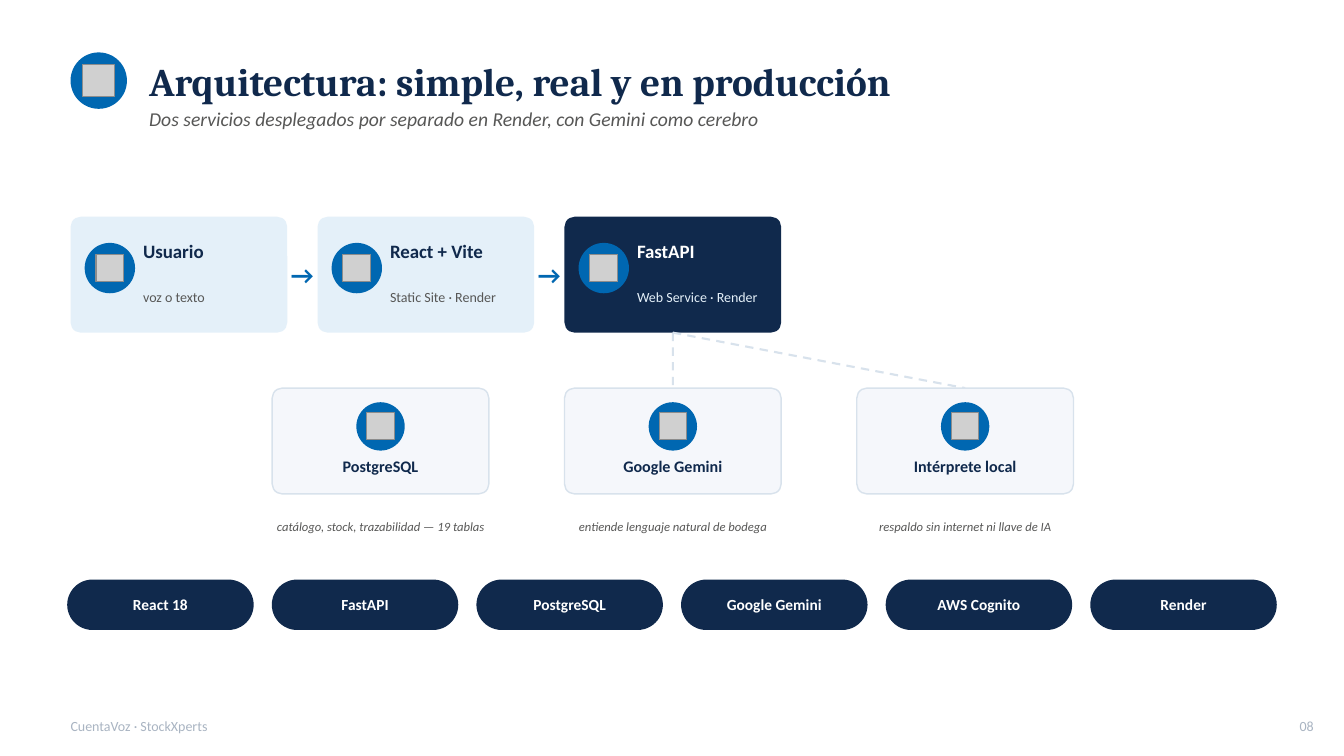
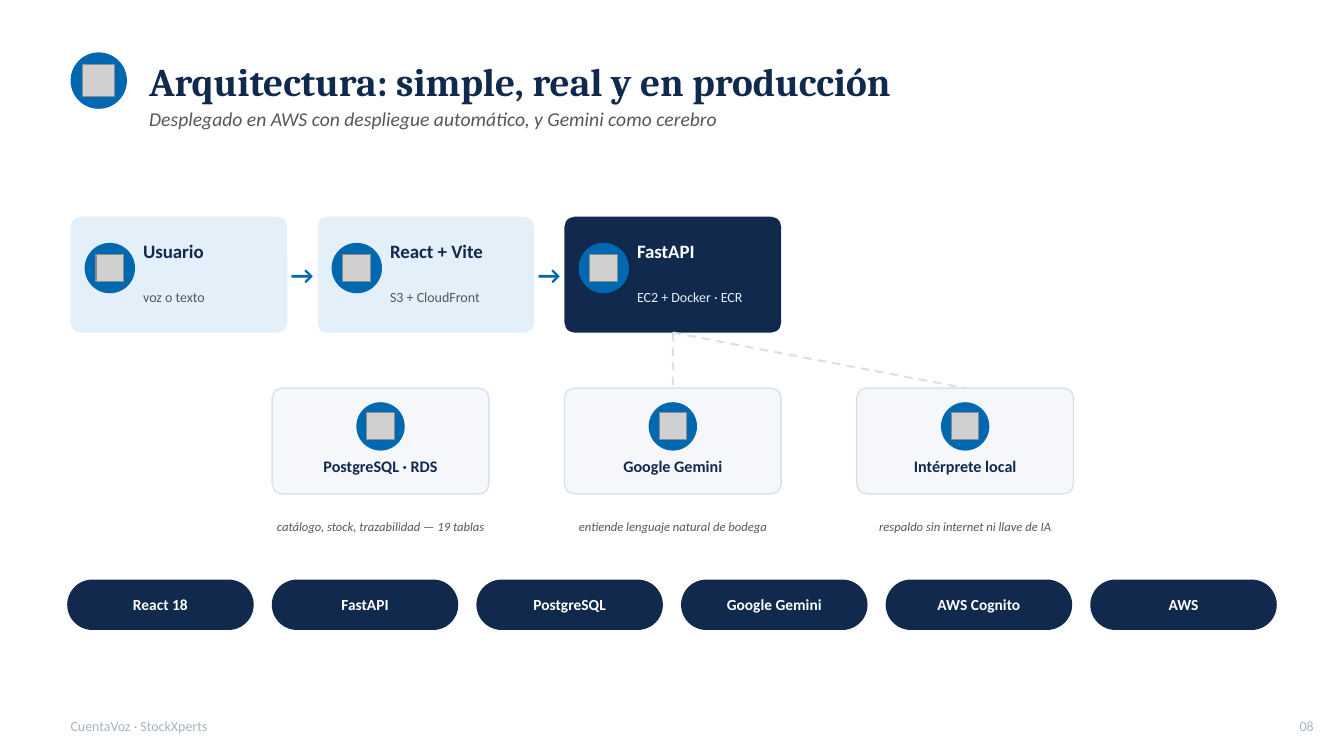
Before and after one commit to lnieto044/cuentavoz, a slide deck: slide 8 of docs/CuentaVoz_Colsubsidio_V2.pptx. Drawn at 1344x756 pixels with LibreOffice and Linux fonts; fonts in the diff are those of the drawing; grey boxes stand for pictures. Boxes give left, top, right and bottom in pixels: in the first picture for what was removed or moved away, otherwise in the second. Text is boxed around its words. In the diff, an @@ line names an element or a change of style, - is before the commit and + after.

```diff
--- a/docs/CuentaVoz_Colsubsidio_V2.pptx
+++ b/docs/CuentaVoz_Colsubsidio_V2.pptx
@@ text at (x1=149, y1=112, x2=716, y2=130): text changed @@
-Dos servicios desplegados por separado en Render, con Gemini como cerebro
+Desplegado en AWS con despliegue automático, y Gemini como cerebro
@@ text at (x1=390, y1=292, x2=480, y2=302): text changed @@
-Static Site · Render
+S3 + CloudFront
@@ text at (x1=637, y1=292, x2=743, y2=302): text changed @@
-Web Service · Render
+EC2 + Docker · ECR
@@ text at (x1=323, y1=461, x2=438, y2=475): text changed @@
-PostgreSQL
+PostgreSQL · RDS
@@ text at (x1=1169, y1=600, x2=1199, y2=610): text changed @@
-Render
+AWS
```
Also in this commit, not shown: 5 other slides changed, 3 other files.
